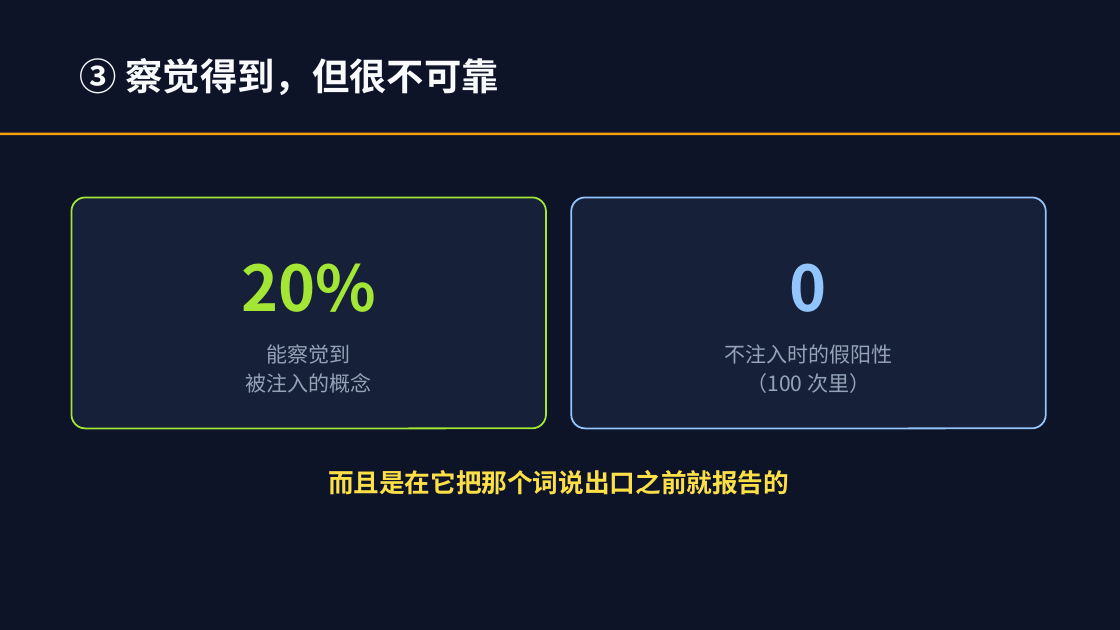
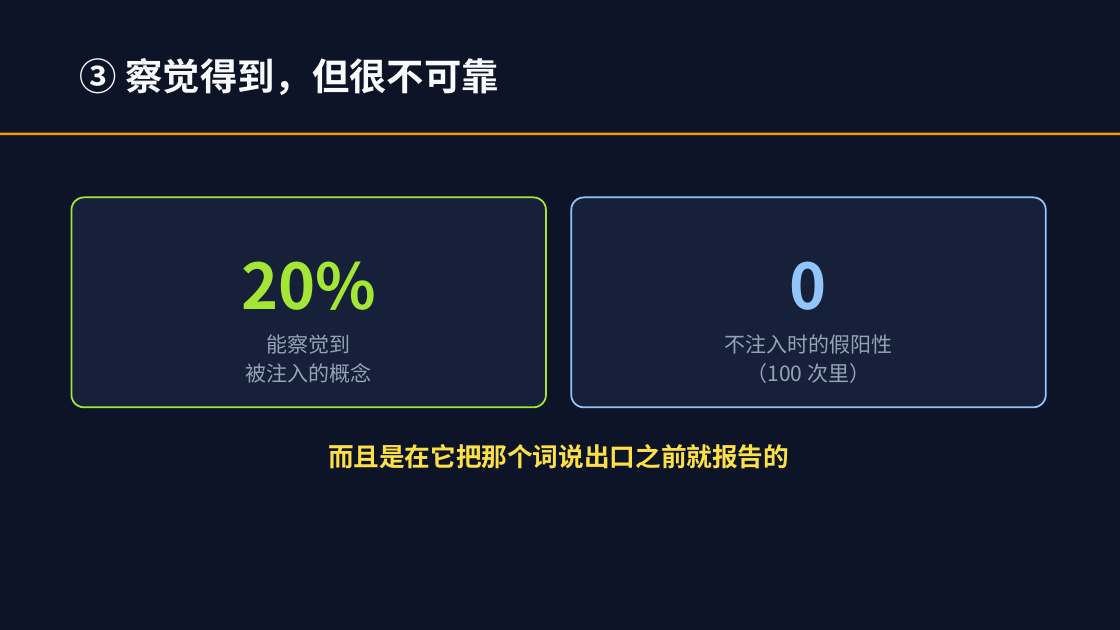
Before and after one commit to lmxxf/ai-theorys-study, a slide deck: slide 16 of wechat/curriculum/智能通识课.pptx. Drawn at 1120x630 pixels with LibreOffice and Linux fonts; fonts in the diff are those of the drawing. Boxes give left, top, right and bottom in pixels: in the first picture for what was removed or moved away, otherwise in the second. Text is boxed around its words. In the diff, an @@ line names an element or a change of style, - is before the commit and + after.

```diff
--- a/wechat/curriculum/智能通识课.pptx
+++ b/wechat/curriculum/智能通识课.pptx
@@ rounded rectangle: place and size @@
-rounded rectangle at bbox=[71, 197, 546, 429]
+rounded rectangle at bbox=[71, 197, 546, 408]
@@ rounded rectangle: place and size @@
-rounded rectangle at bbox=[571, 197, 1046, 429]
+rounded rectangle at bbox=[571, 197, 1046, 408]
@@ text "能察觉到": place and size @@
-text "能察觉到" at bbox=[246, 344, 372, 393]
+text "能察觉到" at bbox=[246, 334, 372, 383]
@@ text "不注入时的假阳性": place and size @@
-text "不注入时的假阳性" at bbox=[725, 344, 893, 393]
+text "不注入时的假阳性" at bbox=[725, 334, 893, 383]
@@ text "而且是在它把那个词说出口之前就报告的": place and size @@
-text "而且是在它把那个词说出口之前就报告的" at bbox=[328, 470, 789, 495]
+text "而且是在它把那个词说出口之前就报告的" at bbox=[328, 444, 789, 469]
```
Also in this commit, not shown: 4 other slides changed, 1 slide added, 3 slides removed, 2 other files.
